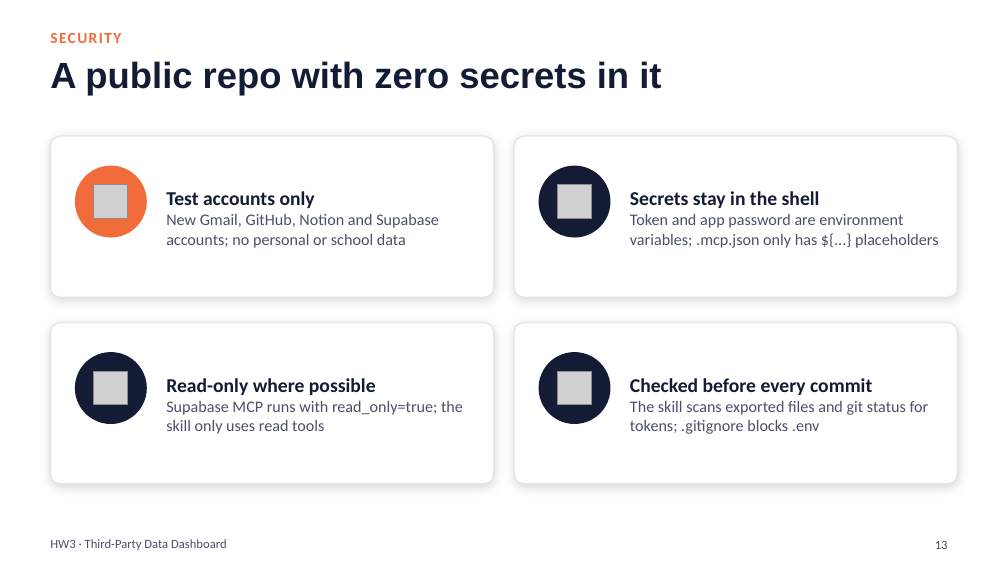
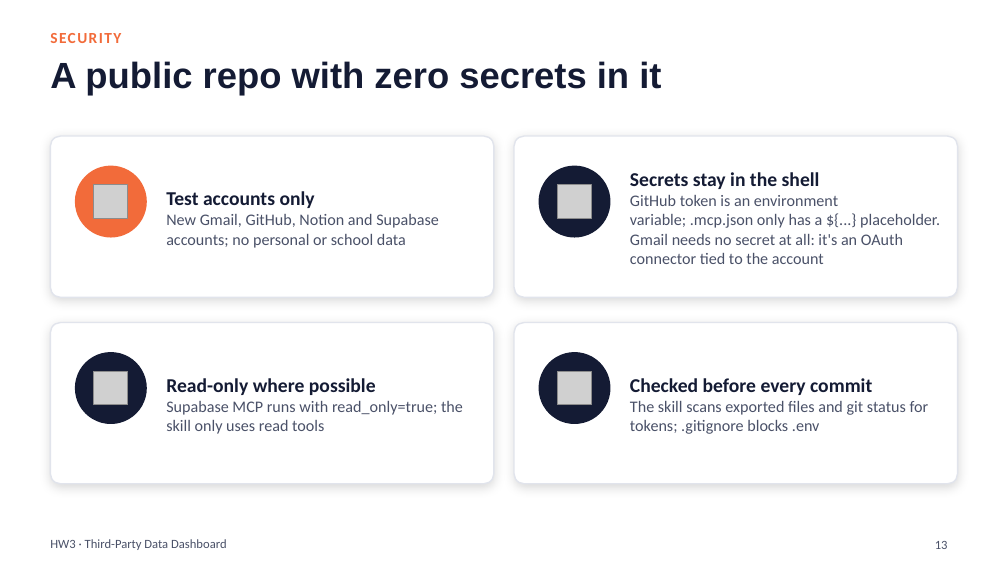
Before and after one commit to josephhomeworksai-hash/third-party-dashboard, a slide deck: slide 13 of presentation/HW3_Third-Party-Data-Dashboard.pptx. Drawn at 1008x567 pixels with LibreOffice and Linux fonts; fonts in the diff are those of the drawing; grey boxes stand for pictures. Boxes give left, top, right and bottom in pixels: in the first picture for what was removed or moved away, otherwise in the second. Text is boxed around its words. In the diff, an @@ line names an element or a change of style, - is before the commit and + after.

```diff
--- a/presentation/HW3_Third-Party-Data-Dashboard.pptx
+++ b/presentation/HW3_Third-Party-Data-Dashboard.pptx
@@ text at [630, 195, 940, 264]: text changed @@
-Token and app password are environment variables; .mcp.json only has ${...} placeholders
+GitHub token is an environment variable; .mcp.json only has a ${...} placeholder. Gmail needs no secret at all: it's an OAuth connector tied to the account
```
Also in this commit, not shown: 3 other slides changed, 2 other files.
